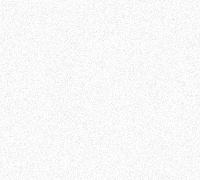
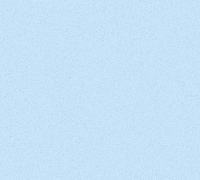
Revision of a layered 200 × 180 image; what changed, layer by layer:
"Background copy": opacity 50% → 31%, moved it above "New Layer#2" over [0, 0, 200, 180]
added layer "New Layer#2" above "New Layer#1" over [0, 0, 200, 180]
